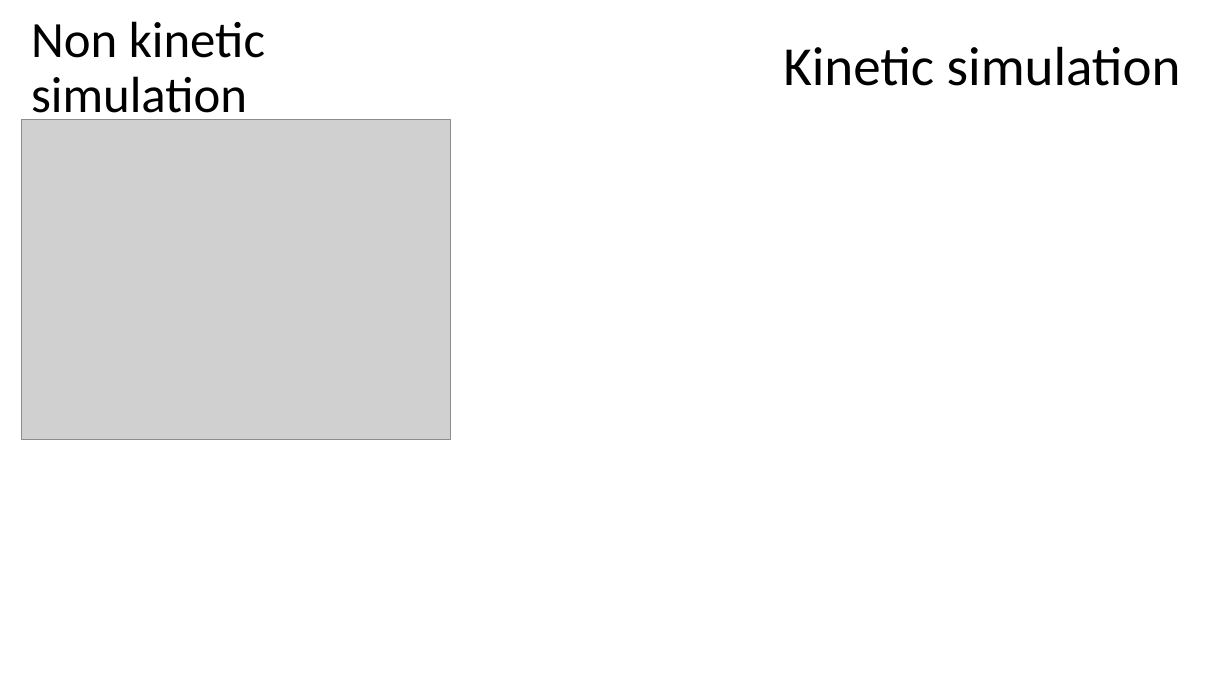
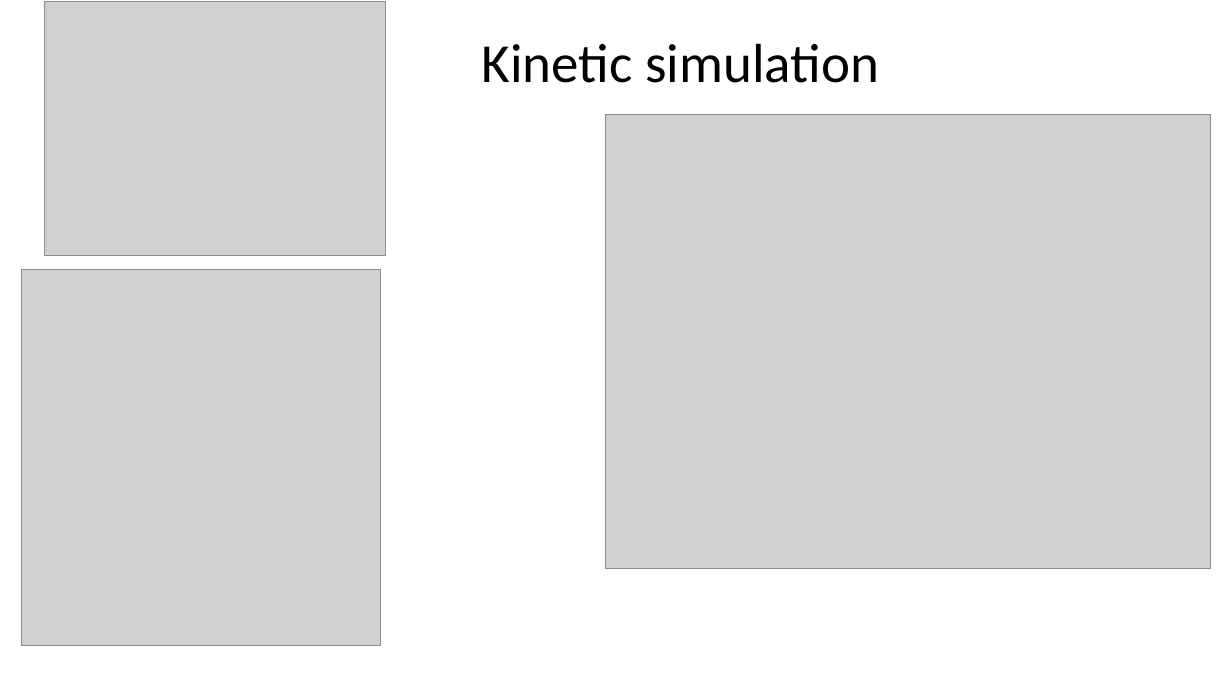
Before and after one commit to maxcurie1996/COVID, a slide deck: slide 2 of Presentation.pptx. Drawn at 1232x693 pixels with LibreOffice and Linux fonts; fonts in the diff are those of the drawing; grey boxes stand for pictures. Boxes give left, top, right and bottom in pixels: in the first picture for what was removed or moved away, otherwise in the second. Text is boxed around its words. In the diff, an @@ line names an element or a change of style, - is before the commit and + after.

```diff
--- a/Presentation.pptx
+++ b/Presentation.pptx
@@ title removed at bbox=[31, 21, 265, 124] @@
-Non kinetic simulation
@@ picture: place and size @@
-picture at bbox=[22, 119, 451, 439]
+picture at bbox=[44, 1, 385, 255]
@@ text "Kinetic simulation": place and size @@
-text "Kinetic simulation" at bbox=[783, 46, 1181, 86]
+text "Kinetic simulation" at bbox=[482, 43, 879, 83]
@@ picture added at bbox=[605, 115, 1210, 568] @@
@@ picture added at bbox=[22, 270, 382, 645] @@
```
Also in this commit, not shown: 3 slides added, 2 slides removed, 2 other files.
